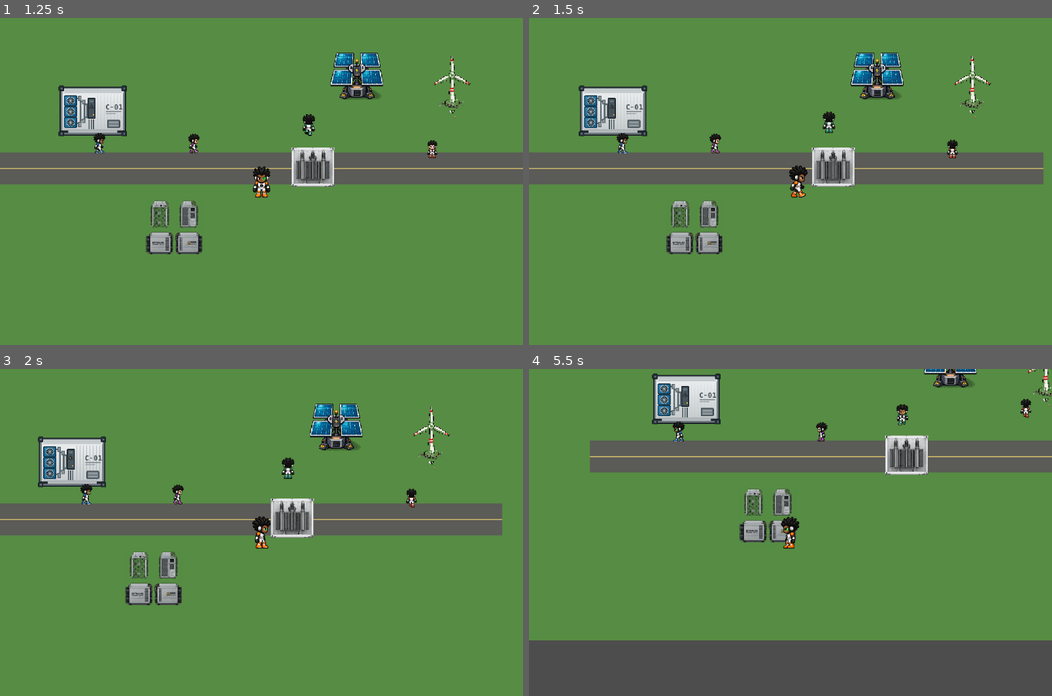
Above: before the commit, frames 1-4 (two rows, left to right).
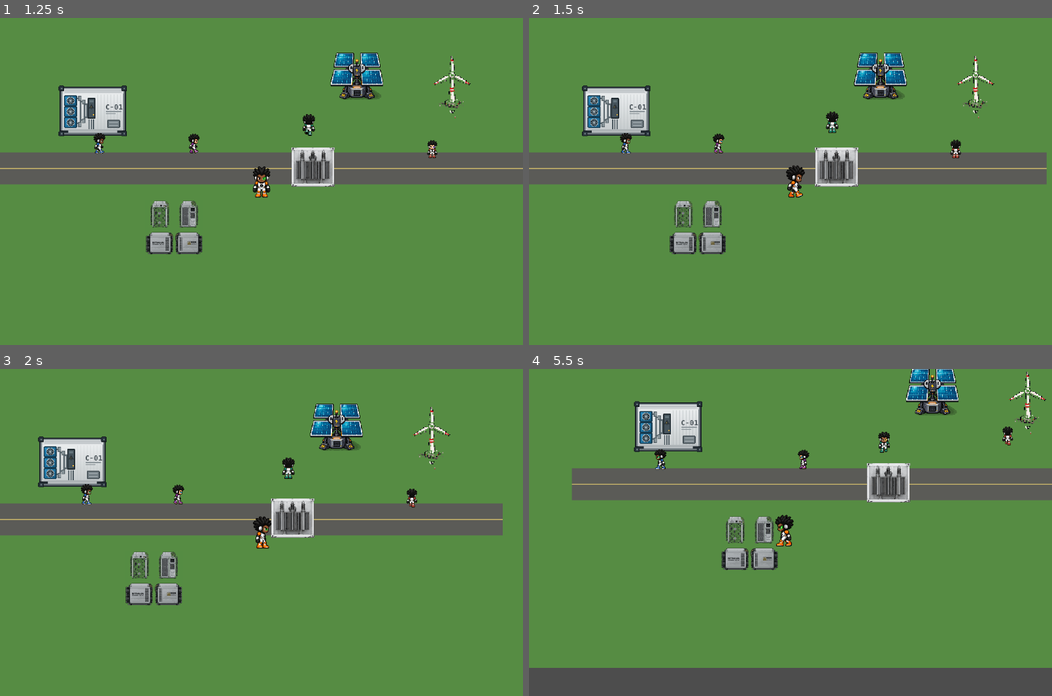
Above: after the commit, the same moments.

Repository: 1freetech/HashRace
Game: Godot game, scene res://scenes/campaign_setup.tscn
Two runs of this game, one before a commit and one after it. Both use one fixed random seed, a clock stepped at 60 frames per second and the inputs below.
Inputs (mouse positions are in pixels of both pictures, inside the frame that each line leads up to):
- Up to frame 1 (1.25 s): click "START MINING RACE" at 0.5 s
- Up to frame 2 (1.5 s): tap Enter (ui_accept) at 1.25 s; move the mouse to (905, 165) at 1.27 s; hold D (move_right) from 1.28 s (still down); tap E at 1.35 s; click (905, 165) at 1.42 s
- Up to frame 3 (2 s): keep holding D (move_right); tap Enter (ui_accept) at 1.52 s
- Up to frame 4 (5.5 s): release D (move_right) at 2 s; drag from (685, 548) to (764, 597) at 2.02 s; move the mouse to (842, 460) at 2.77 s; hold D (move_right) 2.78-3.5 s; tap 0 at 2.85 s; drag from (764, 597) to (633, 483) at 3.52 s; move the mouse to (947, 581) at 4.27 s; hold A (move_left) 4.28-5 s; tap R at 4.35 s; tap Enter (ui_accept) at 4.52 s; drag from (633, 483) to (712, 450) at 5.02 s

Frame 1 is identical in both runs. In frame 2, 4.3% of the frame differs, in the area x 9-99%, y 10-73%; in frame 3, 1.7%; in frame 4, 31%, in the area x 0-100%, y 0-92%.

Commit message:
Fix stable runtime walk cadence to proven 72px cycle

Diff:
--- a/Godot/scripts/world.gd
+++ b/Godot/scripts/world.gd
@@ -2,10 +2,14 @@
 
 # Hash Race clean runtime. Release numbers belong in Git history, not gameplay.
 const WORLD_SIZE := Vector2(1800, 1120)
-const PLAYER_SPEED := 230.0
+const PLAYER_SPEED := 144.0
 const GridNavigation = preload("res://scripts/grid_navigation.gd")
 const Inventory = preload("res://scripts/infrastructure_inventory.gd")
 const PlayerSheet = preload("res://scripts/default_player_sprite_sheet.gd")
+# Restore the last runtime-proven walk cadence from commit 9f3e8c2: four
+# visually inspected alternating-leg poses at 8 FPS move 18 px per pose,
+# yielding a 72 px cycle at 144 px/s instead of the refactor's 230 px/s glide.
+const WALK_CYCLE_DISTANCE := 72.0
 
 const PLAYER_ART := preload("res://art/characters/default_player_sheet.png")
 const CONTAINER_ART := preload("res://art/buildings/c01_mining_container.png")
@@ -319,6 +323,8 @@
 func player_animation_ready() -> bool:
     if player_sprite == null or player_sprite.sprite_frames == null:
         return false
+    if not is_equal_approx(PLAYER_SPEED / PlayerSheet.WALK_FPS * float(PlayerSheet.WALK_FRAME_COUNT), WALK_CYCLE_DISTANCE):
+        return false
     for facing in ["down", "left", "right", "up"]:
         if player_sprite.sprite_frames.get_frame_count(StringName("walk_" + facing)) != PlayerSheet.WALK_FRAME_COUNT:
             return false
